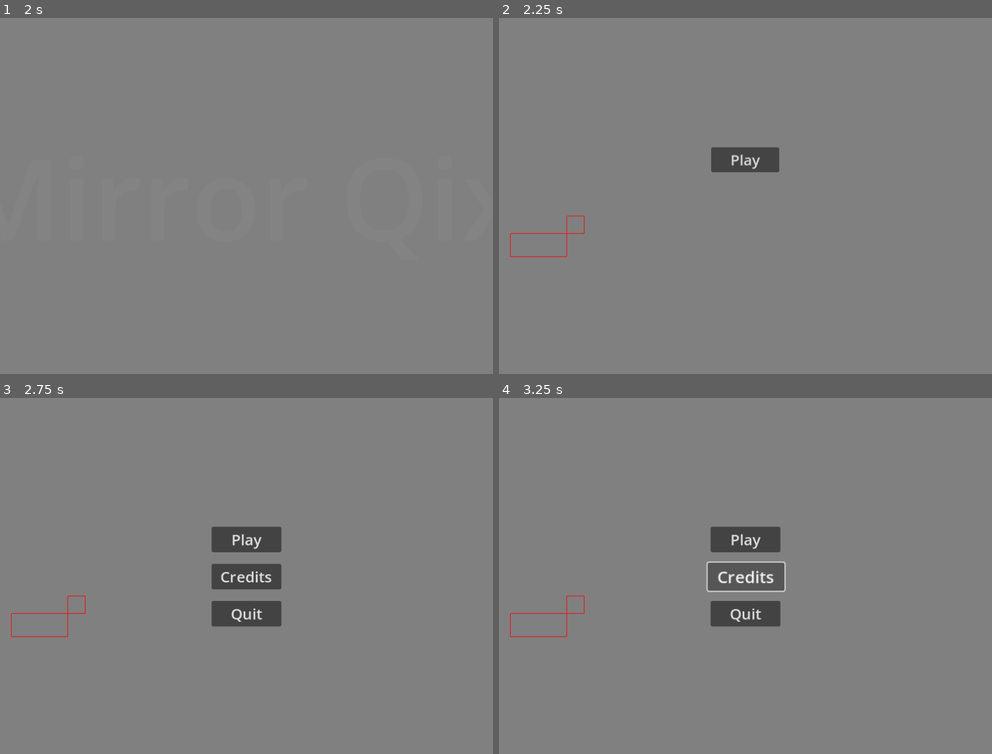
Above: before the commit, frames 1-4 (two rows, left to right).
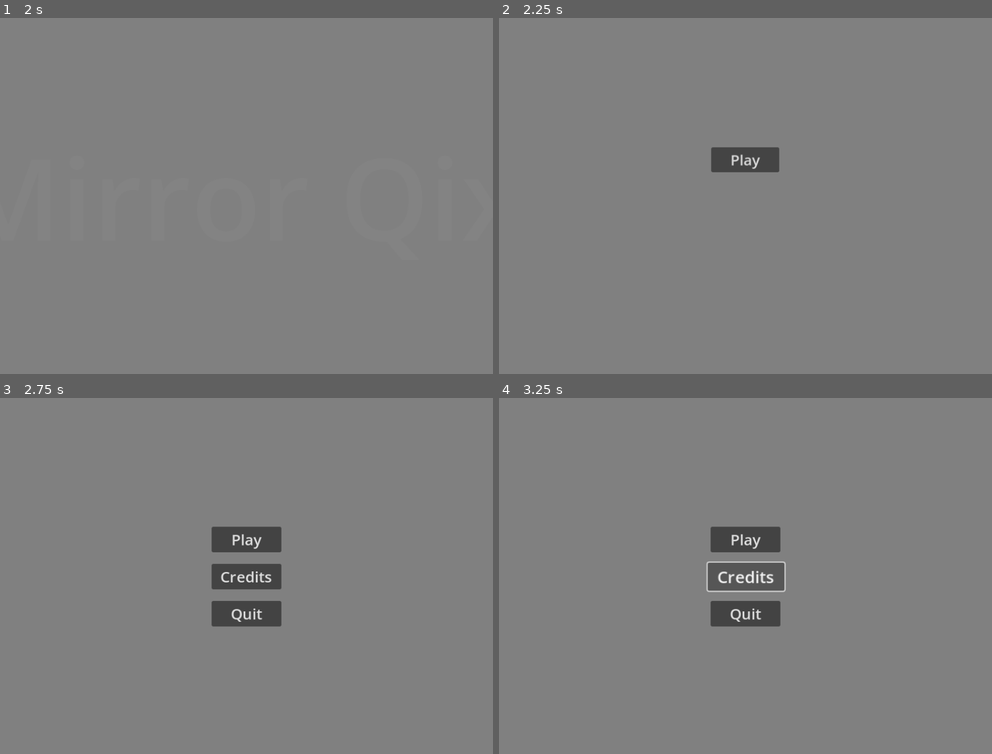
Above: after the commit, the same moments.

Repository: Habidakus/mirror-qix
Game: Godot game, scene res://Scenes/main.tscn
The game is run twice, just before and just after one commit, with the same random seed, the same clock (stepped at 60 frames per second) and the same inputs.
Inputs (mouse positions are in pixels of both pictures, inside the frame that each line leads up to):
- Up to frame 1 (2 s): tap Enter at 0.5 s; move the mouse to (354, 178) at 0.52 s; hold Right 0.53-1.28 s; click (354, 178) at 0.67 s; tap Space at 0.77, 1.25, 1.52 s; move the mouse to (147, 213) at 1.27 s; hold Down from 1.28 s (still down); click (147, 213) at 1.42 s
- Up to frame 2 (2.25 s): tap Enter at 2 s; move the mouse to (794, 114) at 2.02 s; release Down at 2.03 s; hold Right from 2.03 s (still down); click (794, 114) at 2.17 s
- Up to frame 3 (2.75 s): keep holding Right
- Up to frame 4 (3.25 s): release Right at 2.75 s; click "Credits" at 2.75 s

Frame 1 is identical in both runs. In frame 2, 0.1% of the frame differs, in the area x 2-18%, y 55-68%; in frame 3, 0.1%; in frame 4, 0.1%.
Error in both runs: Assertion failed: Credits is not a valid state (res://Scripts/StateMachine/StateMachine.gd:32)

Commit message:
Added initial skeleton of an enemy

Diff:
--- /dev/null
+++ b/Scripts/Enemy.gd
@@ -0,0 +1,44 @@
+extends Control
+
+class_name Enemy
+
+var play_state : PlayState = null
+var goal_pos : Vector2i
+var move_work : Vector2
+var rng : RandomNumberGenerator = RandomNumberGenerator.new()
+var speed : float = 25
+
+func init(ps : PlayState) -> void:
+	play_state = ps
+	goal_pos = ps.get_spawn_spot()
+
+func chose_new_goal() -> void:
+	goal_pos = play_state.get_spawn_spot()
+
+func on_in_claimed_area() -> Vector2i:
+	return play_state.get_spawn_spot()
+
+func get_new_pos(delta: float) -> Vector2i:
+	var move : Vector2i = play_state.enemy_pos
+	var dir : Vector2 = (goal_pos - play_state.enemy_pos) as Vector2
+	move_work += dir.normalized() * delta * speed
+	if move_work.x >= 1:
+		move.x += 1
+		move_work.x -= 1.0
+	elif move_work.x <= -1:
+		move.x -= 1
+		move_work.x += 1.0
+	if move_work.y >= 1:
+		move.y += 1
+		move_work.y -= 1.0
+	elif move_work.y <= -1:
+		move.y -= 1
+		move_work.y += 1.0
+
+	if move == goal_pos:
+		chose_new_goal()
+
+	return move
+
+func _process(_delta: float) -> void:
+	pass
--- a/Scripts/StateMachine/StateMachineState_MainMenu.gd
+++ b/Scripts/StateMachine/StateMachineState_MainMenu.gd
@@ -32,17 +32,17 @@
 	else:
 		our_state_machine.switch_state(next_state)
 
-func _draw() -> void:
-	var l : Array = [
-		[Vector2(0, 368), Vector2(127, 368)],
-		[Vector2(127, 368), Vector2(127, 338)],
-		[Vector2(127, 338), Vector2(97, 338)],
-		[Vector2(97, 338), Vector2(97, 408)],
-		[Vector2(97, 408), Vector2(0, 408)],
-		[Vector2(0, 408), Vector2(0, 368)]
-	]
-	for line in l:
-		draw_line(line[0] + Vector2(20,20), line[1] + Vector2(20,20), Color.RED)
+#func _draw() -> void:
+	#var l : Array = [
+		#[Vector2(0, 368), Vector2(127, 368)],
+		#[Vector2(127, 368), Vector2(127, 338)],
+		#[Vector2(127, 338), Vector2(97, 338)],
+		#[Vector2(97, 338), Vector2(97, 408)],
+		#[Vector2(97, 408), Vector2(0, 408)],
+		#[Vector2(0, 408), Vector2(0, 368)]
+	#]
+	#for line in l:
+		#draw_line(line[0] + Vector2(20,20), line[1] + Vector2(20,20), Color.RED)
 
 func _notification(what: int) -> void:
 	if what == NOTIFICATION_WM_CLOSE_REQUEST:
--- a/Scripts/StateMachine/StateMachineState_Play.gd
+++ b/Scripts/StateMachine/StateMachineState_Play.gd
@@ -1,10 +1,14 @@
 extends StateMachineState
+
+class_name PlayState
 
 @export var fade_in : bool = false
 @export var fade_out : bool = false
 @export var fade_time : float = 1.5
 @export var player_speed : float = 200
 
+var enemy : Enemy = null
+var enemy_pos : Vector2i
 var outer_lines : Array = []
 var inner_lines : Array = []
 var completed_rects : Array = []
@@ -26,16 +30,13 @@
 	dy = dy * player_speed
 	if player_movement == Vector2.ZERO:
 		player_movement = Vector2(dx, dy)
-		print("Starting movement")
 		return
 	var m : Vector2 = player_movement * Vector2(dx, dy)
 	if m == Vector2.ZERO:
 		player_movement = Vector2(dx, dy)
-		print("Movement changed axis")
 		return
 	if m.x < 0 || m.y < 0:
 		player_movement = Vector2(dx, dy)
-		print("Movement changed direction")
 		return
 
 	player_movement += Vector2(dx, dy)
@@ -237,8 +238,9 @@
 		var inner_start_to_outer_end : Vector2i = (inner_lines.front()[0] - outer_lines[outer_start_index][1]);
 		if inner_end_to_outer_end.length_squared() < inner_start_to_outer_end.length_squared():
 			# The end of the inner loop is closer to the end of the line segment we're attached to
-			loop_2.append([inner_lines.back()[1], outer_lines[outer_start_index][1]])
-			assert(is_path_element_valid(loop_2.back()))
+			if inner_lines.back()[1] != outer_lines[outer_start_index][1]:
+				loop_2.append([inner_lines.back()[1], outer_lines[outer_start_index][1]])
+				assert(is_path_element_valid(loop_2.back()))
 			var l : int = (outer_start_index + 1) % outer_lines.size()
 			while l != outer_start_index:
 				loop_2.append(outer_lines[l])
@@ -253,8 +255,9 @@
 		else:
 			# The start of the inner loop is closer to the end of the line segment we're attached to so
 			# the end of the inner loop must be closer to the start of the line segment we're attached to
-			loop_2.append([inner_lines.back()[1], outer_lines[outer_start_index][0]])
-			assert(is_path_element_valid(loop_2.back()))
+			if inner_lines.back()[1] != outer_lines[outer_start_index][0]:
+				loop_2.append([inner_lines.back()[1], outer_lines[outer_start_index][0]])
+				assert(is_path_element_valid(loop_2.back()))
 			var l : int = (outer_start_index + outer_lines.size() - 1) % outer_lines.size()
 			while l != outer_start_index:
 				# TODO: We shouldn't be reversing the outer_lines, we should instead be reversing the inner_lines
@@ -678,6 +681,7 @@
 	queue_redraw()
 	rotate_player += 5.0 * delta
 	process_player_input(delta)
+	move_enemy(delta)
 
 func process_player_input(delta : float) -> void:
 	if player_on_outer_lines == false:
@@ -751,6 +755,19 @@
 		return true
 	return false
 
+func move_enemy(delta : float) -> void:
+	var old_pos : Vector2i = enemy_pos
+	enemy_pos = enemy.get_new_pos(delta)
+	if (old_pos - enemy_pos).length() > 2:
+		print("Enemy teleported")
+	if is_on_inner_line(enemy_pos.x, enemy_pos.y):
+		on_player_death()
+	elif is_on_outer_line(enemy_pos.x, enemy_pos.y):
+		enemy.chose_new_goal()
+	elif is_in_claimed_area(enemy_pos.x, enemy_pos.y, true):
+		print("Enemy %s on claimed spot %s" % [enemy_pos, highlight_rect])
+		enemy_pos = enemy.on_in_claimed_area()
+
 #func fancy_draw_line(start : Vector2, end : Vector2, color : Color) -> void:
 #	var delta : Vector2 = end - start
 #	var inc : float = float(1) / 10
@@ -767,7 +784,10 @@
 	var offset : Vector2 = play_field.global_position - self.global_position
 
 	for rect : Rect2i in completed_rects:
-		draw_rect(Rect2(rect.position as Vector2 + offset, rect.size), Color.YELLOW)
+		var rect_color : Color = Color.YELLOW
+		if rect == highlight_rect:
+			rect_color = Color.ORCHID
+		draw_rect(Rect2(rect.position as Vector2 + offset, rect.size), rect_color)
 
 	for line : Array in outer_lines:
 		draw_line(offset + (line[0] as Vector2), offset + (line[1] as Vector2), Color.WHITE)
@@ -778,11 +798,39 @@
 	var rp : int = round(rotate_player) as int
 	var p_loc : Vector2 = offset + (player_pos as Vector2)
 	if rp % 2 == 0:
-		self.draw_line(p_loc - Vector2(player_length, 0), p_loc + Vector2(player_length, 0), Color.BLUE)
-		self.draw_line(p_loc - Vector2(0, player_length), p_loc + Vector2(0, player_length), Color.BLUE)
+		draw_line(p_loc - Vector2(player_length, 0), p_loc + Vector2(player_length, 0), Color.BLUE)
+		draw_line(p_loc - Vector2(0, player_length), p_loc + Vector2(0, player_length), Color.BLUE)
 	elif rp % 2 == 1:
-		self.draw_line(p_loc - Vector2(player_length, player_length), p_loc + Vector2(player_length, player_length), Color.BLUE)
-		self.draw_line(p_loc - Vector2(-player_length, player_length), p_loc + Vector2(-player_length, player_length), Color.BLUE)
+		draw_line(p_loc - Vector2(player_length, player_length), p_loc + Vector2(player_length, player_length), Color.BLUE)
+		draw_line(p_loc - Vector2(-player_length, player_length), p_loc + Vector2(-player_length, player_length), Color.BLUE)
+	var e_loc : Vector2 = offset + (enemy_pos as Vector2)
+	draw_circle(e_loc, 3, Color.BLUE_VIOLET)
+
+var highlight_rect : Rect2i
+func is_in_claimed_area(x : int, y : int, highlight : bool) -> bool:
+	for rect : Rect2i in completed_rects:
+		if x >= rect.position.x && x <= rect.end.x:
+			if y >= rect.position.y && y <= rect.end.y:
+				if highlight:
+					highlight_rect = rect
+				return true
+	return false
+
+var rng : RandomNumberGenerator = RandomNumberGenerator.new()
+func get_spawn_spot() -> Vector2i:
+	var best_spot : Vector2i
+	var best_dist : int = 0
+	var potential_spots : int = 0
+	while potential_spots < 10:
+		var x : int = rng.randi_range(0, int(play_field.size.x))
+		var y : int = rng.randi_range(0, int(play_field.size.y))
+		if !is_in_claimed_area(x, y, false):
+			potential_spots += 1
+			var dist_squared : int = (Vector2i(x,y) - player_pos).length_squared()
+			if best_spot == null || dist_squared > best_dist:
+				best_spot = Vector2i(x, y)
+				best_dist = dist_squared
+	return best_spot
 
 func add_line(start : Vector2i, end : Vector2i) -> void:
 	outer_lines.append([start, end])
@@ -802,6 +850,10 @@
 	add_line(Vector2i(0, pfs.y), Vector2i(0,0))
 	play_field.hide() # TODO: Move the drawing code to a script running on the play_field
 	player_pos = Vector2(0, play_field.size.y / 2)
+	enemy = Enemy.new()
+	enemy.init(self)
+	enemy_pos = get_spawn_spot()
+	add_child(enemy)
 
 func enter_state() -> void:
 	super.enter_state()
